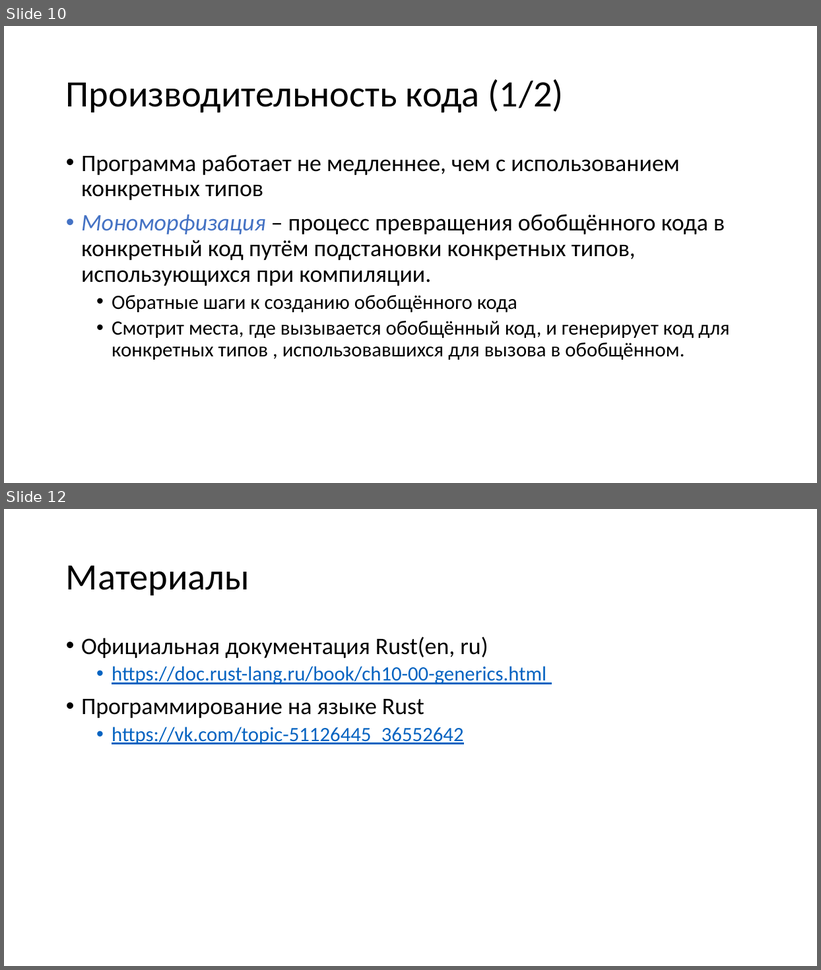
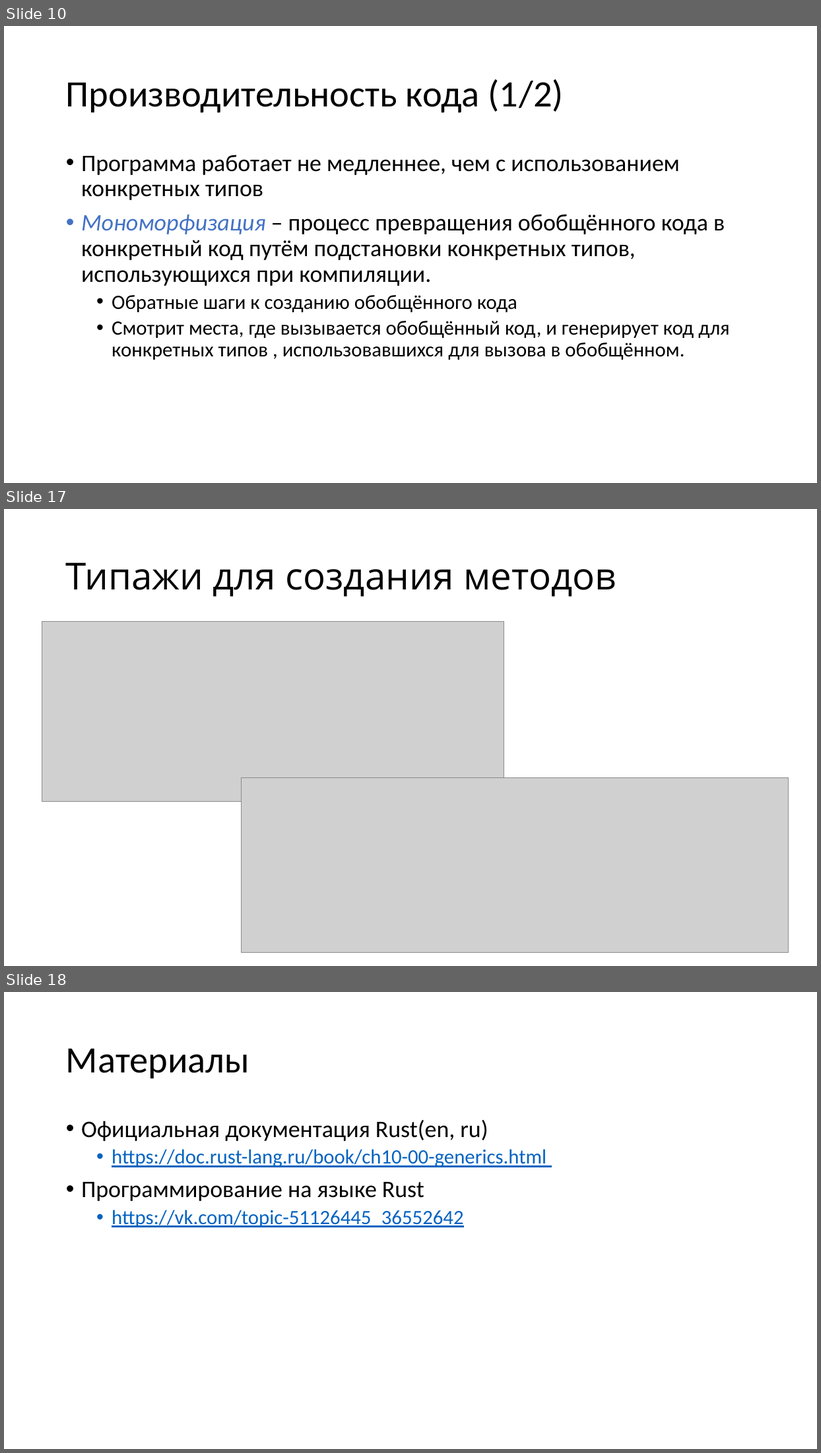
Before and after one commit to Katalien/New-programming-languages, a slide deck: reports/07_general_types/general_types.pptx. Shown one above the other, each under a label of ours: slides 10 and 12 before the commit, slides 10, 17 and 18 after it; the slides between them are not shown. The pictures are 821x970 and 821x1453 pixels, drawn with LibreOffice and Linux fonts; fonts in the diff are those of the drawing; grey boxes stand for pictures. Boxes give left, top, right and bottom in pixels: in the first picture for what was removed or moved away, otherwise in the second. Text is boxed around its words. In the diff, an @@ line names an element or a change of style, - is before the commit and + after.

```diff
--- a/reports/07_general_types/general_types.pptx
+++ b/reports/07_general_types/general_types.pptx
@@ slide 17 added at bbox=[4, 509, 817, 966], background #FFFFFF @@
@@ title added at bbox=[66, 562, 616, 597], 44 pt, text #000000 @@
+Типажи для создания методов
@@ picture added at bbox=[42, 622, 504, 802] @@
@@ picture added at bbox=[242, 778, 789, 953] @@
@@ what was slide 12 is now slide 18 @@
```
Also in this commit, not shown: 2 slides changed, 5 other slides added, 4 other files.
